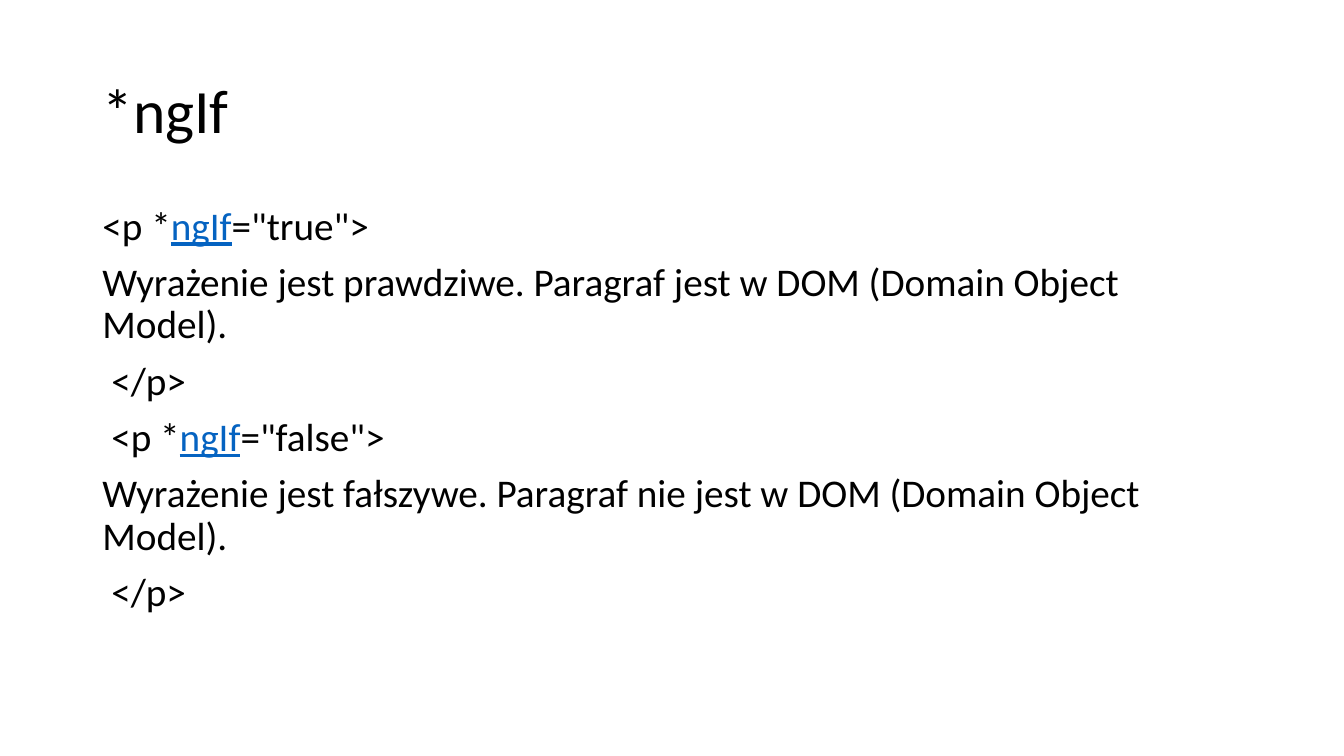
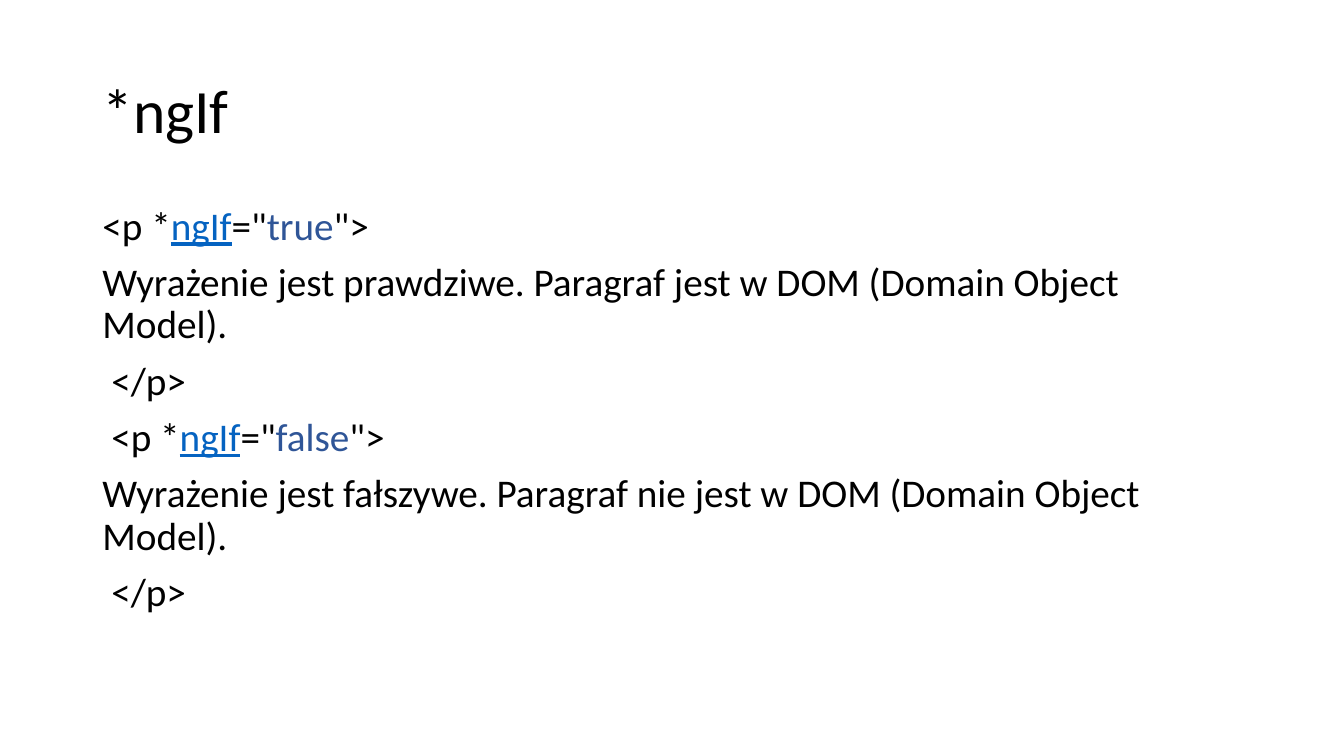
Before and after one commit to VadimPeczynski/Angular-Workshop, a slide deck: slide 27 of 1/presentation/Angular 1.pptx. Drawn at 1344x756 pixels with LibreOffice and Linux fonts; fonts in the diff are those of the drawing. Boxes give left, top, right and bottom in pixels: in the first picture for what was removed or moved away, otherwise in the second. Text is boxed around its words. In the diff, an @@ line names an element or a change of style, - is before the commit and + after.

```diff
--- a/1/presentation/Angular 1.pptx
+++ b/1/presentation/Angular 1.pptx
@@ text at <box>102,212,384,458</box>: text colour #000000 to #2F5597 in "*ngIf="true">", "*ngIf="false">" @@
```
Also in this commit, not shown: 4 other slides changed, 1 slide added, 1 other file.
